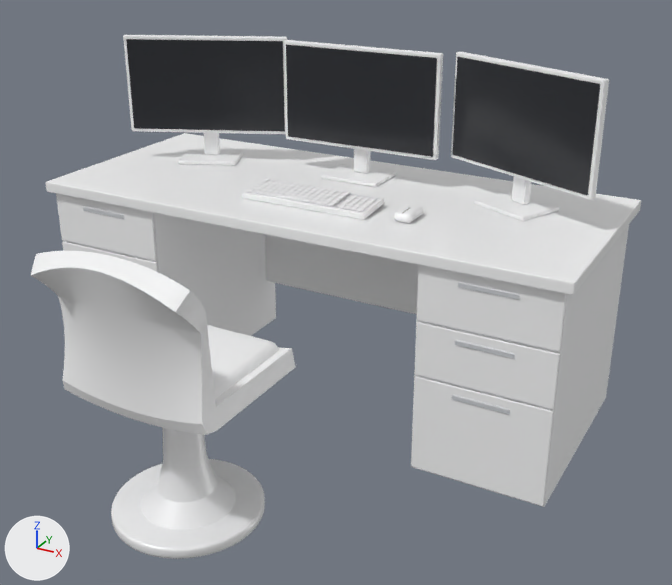
An edit to the glTF model Assets/_Project/Art/Models/Environment/Workstation.glb, drawn before and after from the same camera.
Before and after are seen from a 50 mm camera at (1.49, -2.32, 1.71) aimed at (0.18, 0.05, 0.53). The axes (+X, +Y, +Z) are drawn at lower left. The lights are the same throughout. The older version comes first. Where no turn or scale is listed for an object, it has been applied to the vertices. Vertices at exactly the same position are counted once.

Names of what the first picture shows: 'Base', 'Column', 'Desk', 'Keyboard', 'Monitor_C', 'Monitor_L', 'Monitor_R', 'SeatCushion', 'Shell' and 1 more.
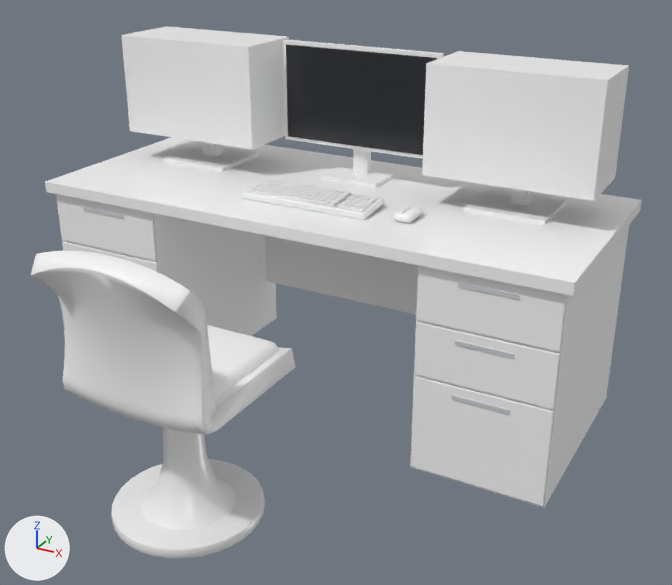
Location of each change, (x1, y1, x2, y2) in pixels of the pictures (672 x 585 px):
'Monitor_R', reshaped (31% wider)
    before: (451, 52, 609, 221)
    after: (422, 51, 629, 225)
'Monitor_L', reshaped (11% taller)
    before: (123, 35, 287, 166)
    after: (121, 26, 289, 172)
part 1 of me_cube_020, added
    after: (164, 144, 258, 172)
part 2 of me_cube_020, added
    after: (202, 142, 222, 156)
part 3 of me_cube_020, added
    after: (121, 26, 289, 149)
part 4 of me_cube_020, deleted
    before: (178, 149, 244, 166)
part 5 of me_cube_020, deleted
    before: (204, 133, 220, 155)
part 6 of me_cube_020, deleted
    before: (123, 35, 287, 134)
part 7 of me_cube_024, added
    after: (463, 188, 567, 225)
part 8 of me_cube_024, added
    after: (509, 188, 532, 205)
part 9 of me_cube_024, added
    after: (422, 51, 629, 201)
part 10 of me_cube_024, deleted
    before: (473, 191, 559, 221)
part 11 of me_cube_024, deleted
    before: (512, 177, 531, 205)
part 12 of me_cube_024, deleted
    before: (451, 52, 609, 200)

Patch to the scene script:
```diff
--- a/Assets/_Project/Art/Models/Environment/Workstation.glb.py
+++ b/Assets/_Project/Art/Models/Environment/Workstation.glb.py
@@ me_cube_020 @@
 # used by ob_monitor_l; location = (0.0, 0.0, 0.0)
-me_cube_020.from_pydata(...)  # 176 vertices, 336 faces; spans x -0.882..-0.328, y 0.369..0.631, z 0.745..1.204
+me_cube_020.from_pydata(...)  # 32 vertices, 48 faces; spans x -0.882..-0.328, y 0.369..0.631, z 0.745..1.204
+# me_cube_020 part 1: a new loose piece, a box spanning x -0.739..-0.471, y 0.379..0.621, z 0.745..0.759, in mat_setupwhite (white #f9fafa)
+# me_cube_020 part 2: a new loose piece, a box spanning x -0.644..-0.584, y 0.497..0.543, z 0.759..0.879, in mat_setupwhite (white #f9fafa)
+# me_cube_020 part 3: a new loose piece, a box spanning x -0.882..-0.328, y 0.369..0.631, z 0.849..1.204, in mat_setupwhite (white #f9fafa)
+# me_cube_020 part 4: the loose piece of 56 vertices spanning x -0.739..-0.471, y 0.379..0.621, z 0.745..0.759 is deleted
+# me_cube_020 part 5: the loose piece of 56 vertices spanning x -0.644..-0.584, y 0.497..0.543, z 0.759..0.879 is deleted
+# me_cube_020 part 6: the loose piece of 56 vertices spanning x -0.882..-0.328, y 0.369..0.631, z 0.849..1.204 is deleted
 me_cube_020.materials.append(mat_setupwhite)
@@ me_cube_024 @@
 # used by ob_monitor_r; location = (0.0, 0.0, 0.0)
-me_cube_024.from_pydata(...)  # 176 vertices, 336 faces; spans x 0.328..0.882, y 0.369..0.631, z 0.745..1.204
+me_cube_024.from_pydata(...)  # 32 vertices, 48 faces; spans x 0.328..0.882, y 0.369..0.631, z 0.745..1.204
+# me_cube_024 part 7: a new loose piece, a box spanning x 0.471..0.739, y 0.379..0.621, z 0.745..0.759, in mat_setupwhite (white #f9fafa)
+# me_cube_024 part 8: a new loose piece, a box spanning x 0.584..0.644, y 0.497..0.543, z 0.759..0.879, in mat_setupwhite (white #f9fafa)
+# me_cube_024 part 9: a new loose piece, a box spanning x 0.328..0.882, y 0.369..0.631, z 0.849..1.204, in mat_setupwhite (white #f9fafa)
+# me_cube_024 part 10: the loose piece of 56 vertices spanning x 0.471..0.739, y 0.379..0.621, z 0.745..0.759 is deleted
+# me_cube_024 part 11: the loose piece of 56 vertices spanning x 0.584..0.644, y 0.497..0.543, z 0.759..0.879 is deleted
+# me_cube_024 part 12: the loose piece of 56 vertices spanning x 0.328..0.882, y 0.369..0.631, z 0.849..1.204 is deleted
 me_cube_024.materials.append(mat_setupwhite)
```
